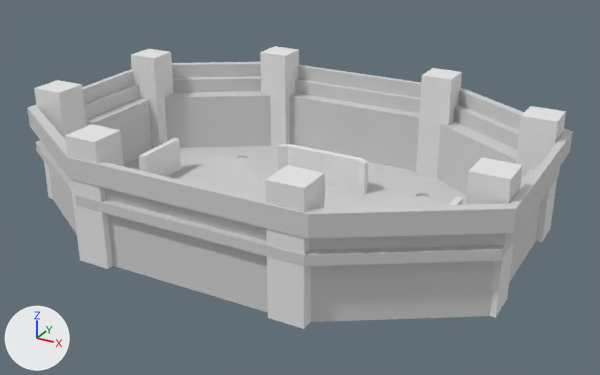
One commit to the OBJ model Assets/Models/arena1.obj: the scene before it, then after it.
Before and after are seen from a 50 mm lens placed at (54.8, -96.4, 50.6), pointed at (2.2, -0.6, 2.7). Every picture has the same lights, and +X, +Y and +Z are marked at lower left. Where no turn or scale is listed for an object, it has been applied to the vertices.

Objects in the first picture: 'longwall_Cube.012', 'main_Cube', 'newmain_Cube.004', 'shortwall_Cube.015', 'side_pillar_Cube.003', 'top_pillar_Cube.001'.
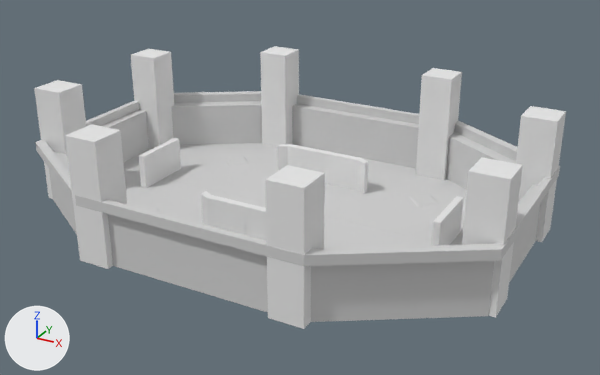
Changed parts and their boxes [x1, y1, x2, y2] in the pictures (600 x 375 px):
'main_Cube', deleted: before [27, 62, 573, 251]

Patch to the scene script:
```diff
--- a/Assets/Models/arena1.obj.py
+++ b/Assets/Models/arena1.obj.py
@@ ob_main_cube @@
-ob_main_cube = bpy.data.objects.new('main_Cube', me_main_cube)
-ob_main_cube.location = (0.0, 0.0, 0.0)
```
